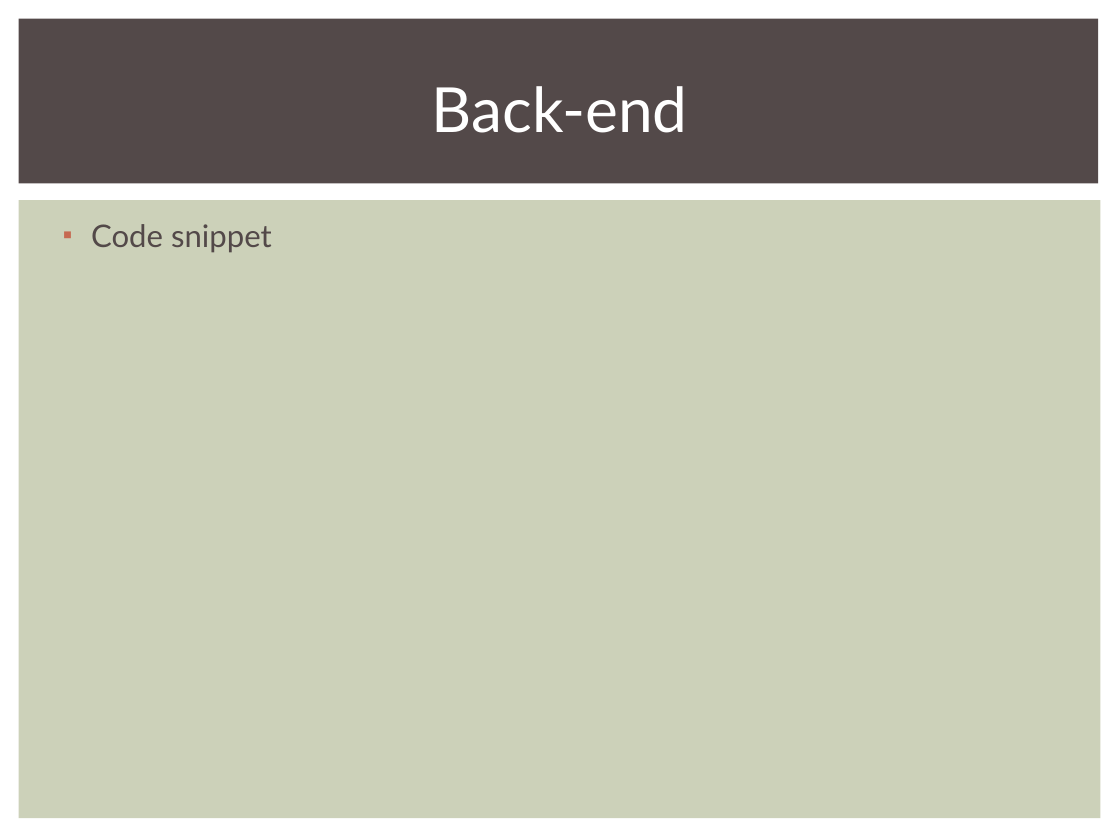
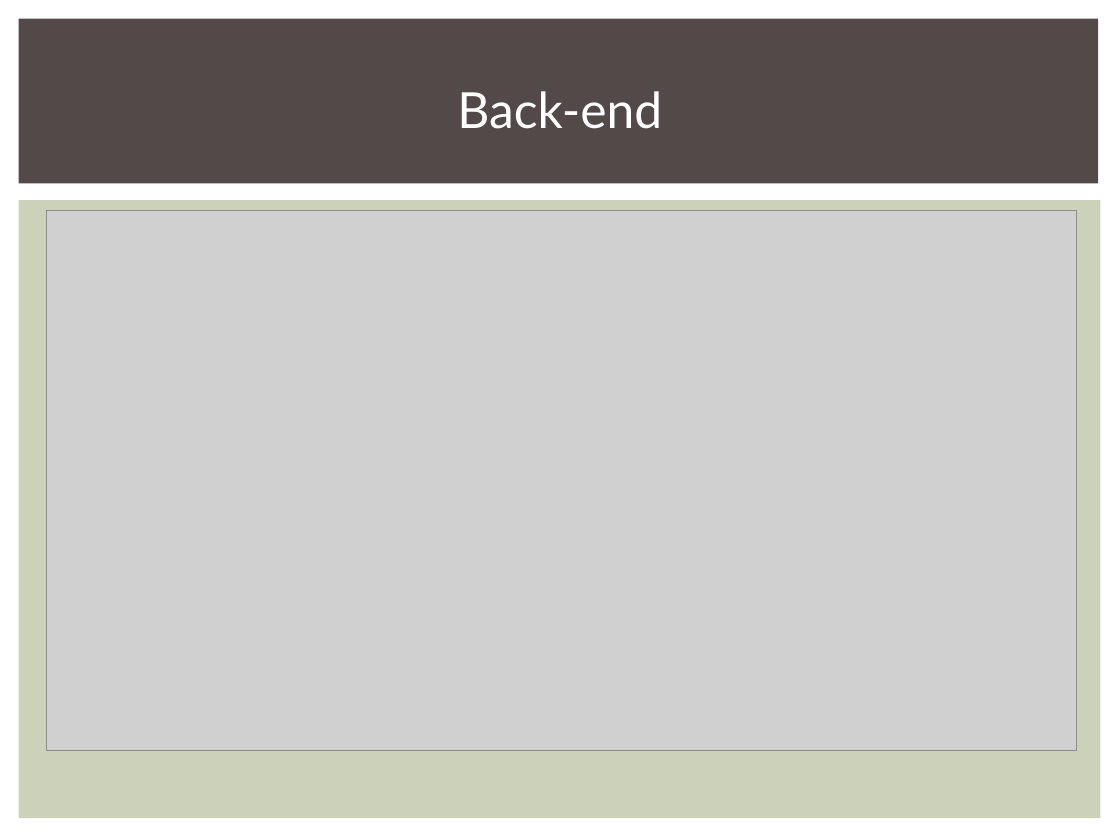
Before and after one commit to SEACodeCarrots/ReportIt, a slide deck: slide 6 of presentation.ppt (slide 5 before the commit). Drawn at 1120x840 pixels with LibreOffice and Linux fonts; fonts in the diff are those of the drawing; grey boxes stand for pictures. Boxes give left, top, right and bottom in pixels: in the first picture for what was removed or moved away, otherwise in the second. Text is boxed around its words. In the diff, an @@ line names an element or a change of style, - is before the commit and + after.

```diff
--- a/presentation.ppt
+++ b/presentation.ppt
@@ text "Back-end" at [457, 91, 662, 129]: size 40 to 32 pt @@
@@ picture added at [47, 211, 1076, 750] @@
@@ text removed at [91, 224, 272, 253] @@
-■ Code snippet
```
Also in this commit, not shown: 4 other slides changed, 5 slides added, 2 slides removed.
